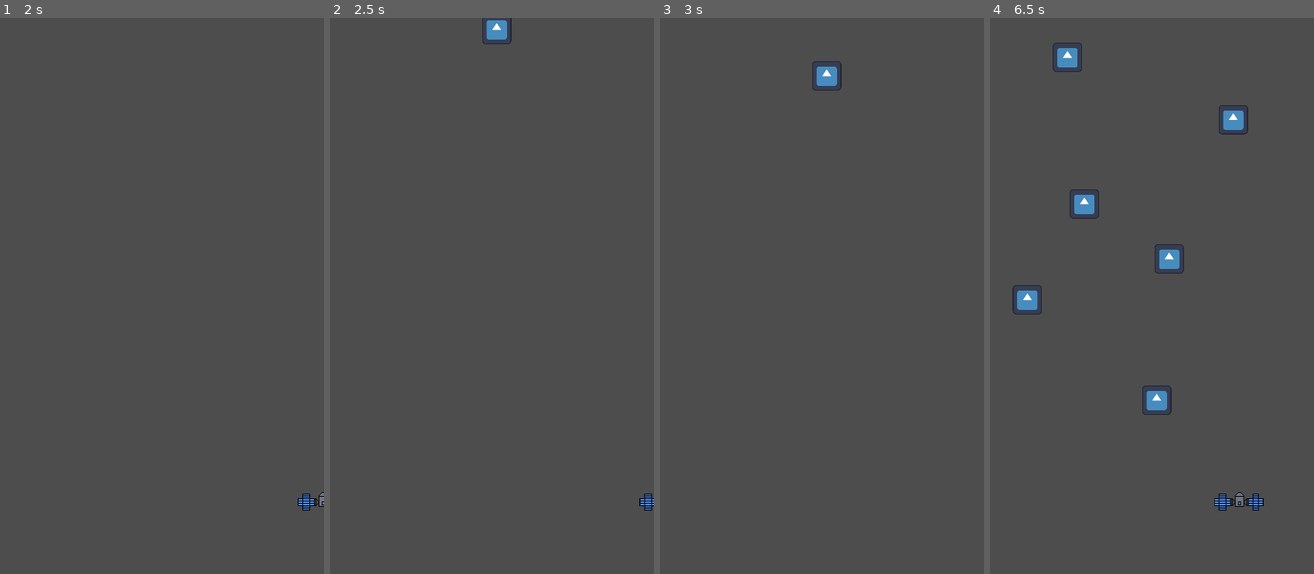
Above: before the commit, frames 1-4 (left to right).
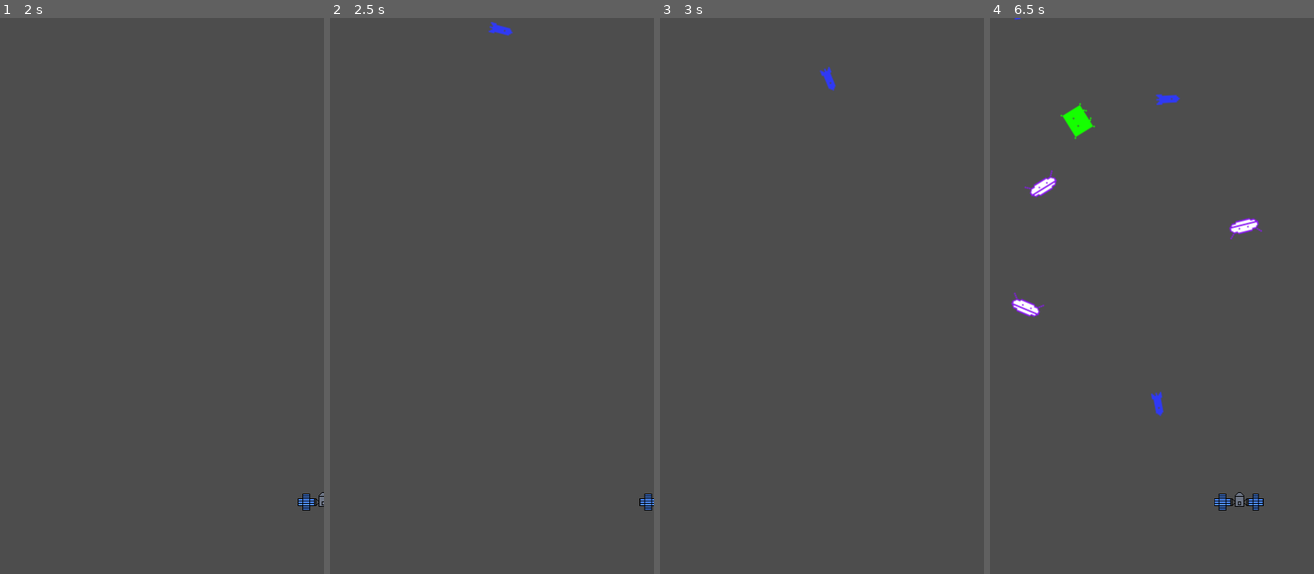
Above: after the commit, the same moments.

Repository: MissionToPsyche-Iridium/iridium_18b_ar_xr-asu
Game: Godot game, scene res://Game/world.tscn
Same seed, same stepped clock (60 frames per second), same inputs: the game is played once before the commit and once after it. The engine's default icon, where the game draws it, is replaced by a stand-in: a white triangle on a blue panel in a dark square.
Inputs:
- Up to frame 1 (2 s): tap Enter at 0.5 s; hold Right (move_right) 0.53-1.28 s; hold Left (move_left) from 1.28 s (still down)
- Up to frame 2 (2.5 s): release Left (move_left) at 2.03 s; hold Right (move_right) from 2.03 s (still down)
- Up to frame 3 (3 s): keep holding Right (move_right)
- Up to frame 4 (6.5 s): release Right (move_right) at 3.53 s; hold Left (move_left) 3.53-5.78 s; hold Right (move_right) from 5.78 s (still down)

Frame 1 is identical in both runs. In frame 2, 0.3% of the frame differs, in the area x 47-57%, y 0-5%; in frame 3, 0.3%; in frame 4, 2.7%, in the area x 6-85%, y 0-72%.

Commit message:
Commit to add randomized sprites for the debris as well as random rotation of the debris

Diff:
--- a/Debris/debris.gd
+++ b/Debris/debris.gd
@@ -1,8 +1,9 @@
 extends Area2D
 
-
+var rotationSpeed = randf_range(-0.05, 0.05)
 
 func _process(delta: float):
 	position.y += 2
+	rotate(rotationSpeed)
 	if position.y > 800:
 		queue_free()
--- a/Debris/debris.tscn
+++ b/Debris/debris.tscn
@@ -1,7 +1,7 @@
 [gd_scene load_steps=4 format=3 uid="uid://wpgknh8a7jo5"]
 
 [ext_resource type="Script" path="res://Debris/debris.gd" id="1_n8i81"]
-[ext_resource type="Texture2D" uid="uid://bnjs6w7fciv2" path="res://icon.svg" id="2_qjg2r"]
+[ext_resource type="Texture2D" uid="uid://dsfyyhwhyjnpl" path="res://EnemySpriteOne.png" id="2_b5rwc"]
 
 [sub_resource type="CircleShape2D" id="CircleShape2D_vs6gq"]
 radius = 19.0263
@@ -14,5 +14,6 @@
 shape = SubResource("CircleShape2D_vs6gq")
 
 [node name="Sprite2D" type="Sprite2D" parent="."]
-scale = Vector2(0.296875, 0.296875)
-texture = ExtResource("2_qjg2r")
+position = Vector2(-7.62939e-06, 0)
+scale = Vector2(1.89844, 1.89844)
+texture = ExtResource("2_b5rwc")
--- a/Game/world.gd
+++ b/Game/world.gd
@@ -1,6 +1,9 @@
 extends Node2D
 
 var debrisScene = preload("res://Debris/debris.tscn")
+var enemyTextOne = preload("res://EnemySpriteOne.png")
+var enemyTextTwo = preload("res://EnemySpriteTwo.png")
+var enemyTextThree = preload("res://EnemySpriteThree.png")
 
 
 
@@ -9,5 +12,19 @@
 	var debrisTwo = debrisScene.instantiate()
 	debrisOne.position = Vector2(randf_range(50, 250), randf_range(-250, -50))
 	debrisTwo.position = Vector2(randf_range(250, 450), randf_range(-250, -50))
+	var rand = randi_range(1, 3)
+	if (rand == 1):
+		debrisOne.get_node("Sprite2D").texture = enemyTextOne
+	elif (rand == 2):
+		debrisOne.get_node("Sprite2D").texture = enemyTextTwo
+	else:
+		debrisOne.get_node("Sprite2D").texture = enemyTextThree
+	rand = randi_range(1, 3)
+	if (rand == 1):
+		debrisTwo.get_node("Sprite2D").texture = enemyTextOne
+	elif (rand == 2):
+		debrisTwo.get_node("Sprite2D").texture = enemyTextTwo
+	else:
+		debrisTwo.get_node("Sprite2D").texture = enemyTextThree
 	add_child(debrisOne)
 	add_child(debrisTwo)
Binary file added: EnemySpriteOne.png
Not shown, added: EnemySpriteOne.png.import
Binary file added: EnemySpriteThree.png
Not shown, added: EnemySpriteThree.png.import
Binary file added: EnemySpriteTwo.png
Not shown, added: EnemySpriteTwo.png.import
